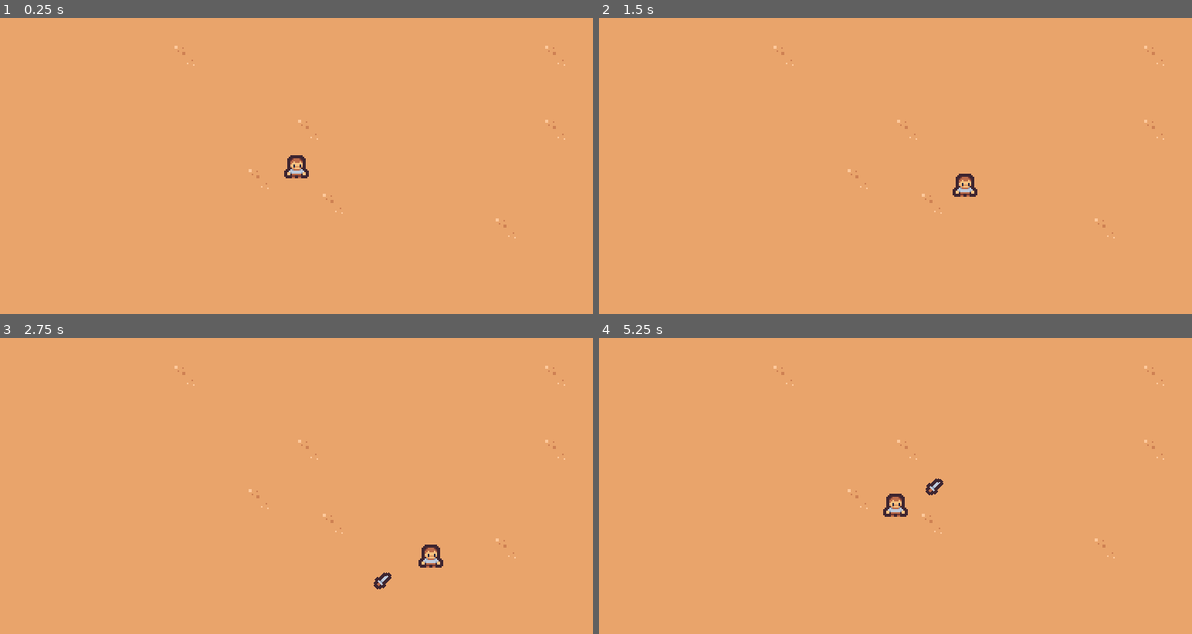
Above: before the commit, frames 1-4 (two rows, left to right).
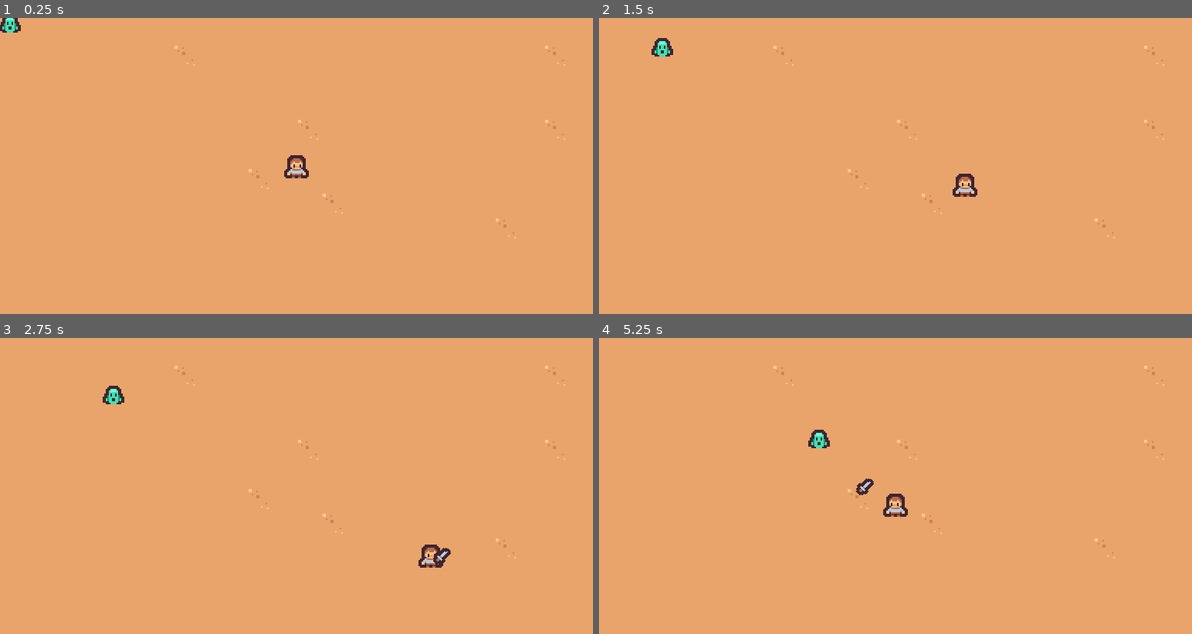
Above: after the commit, the same moments.

Repository: Bandeiraa/vampire_survivors_clone
Game: Godot game, scene res://scenes/management/game_level.tscn
Two runs of this game, one before a commit and one after it. Both use one fixed random seed, a clock stepped at 60 frames per second and the inputs below. Before the commit the project has no main scene; this scene is started directly in both runs.
Inputs:
- Up to frame 1 (0.25 s): no input
- Up to frame 2 (1.5 s): hold Right (ui_right) 0.53-1.28 s; hold Down (ui_down) from 1.28 s (still down)
- Up to frame 3 (2.75 s): release Down (ui_down) at 2.03 s; hold Right (ui_right) from 2.03 s (still down)
- Up to frame 4 (5.25 s): release Right (ui_right) at 2.78 s; hold Up (ui_up) 2.78-3.53 s; hold Left (ui_left) 3.53-5.03 s; hold Down (ui_down) from 5.03 s (still down)

The runs differ from the first frame. In frame 1, 0.2% of the frame differs, in the area x 0-4%, y 0-5%; in frame 2, 0.2%; in frame 3, 0.4%; in frame 4, 0.4%, in the area x 35-59%, y 30-58%.

Commit message:
enemy template and throwing projectile based on character direction

Diff:
--- a/project.godot
+++ b/project.godot
@@ -23,17 +23,34 @@
 "class": "DaggerManager",
 "language": "GDScript",
 "path": "res://scripts/spell/dagger/dagger_manager.gd"
+}, {
+"base": "Area2D",
+"class": "EnemyTemplate",
+"language": "GDScript",
+"path": "res://scripts/enemy/template.gd"
+}, {
+"base": "Node",
+"class": "GlobalInfo",
+"language": "GDScript",
+"path": "res://scripts/management/global_info.gd"
 } ]
 _global_script_class_icons={
 "CharacterTemplate": "",
 "Dagger": "",
-"DaggerManager": ""
+"DaggerManager": "",
+"EnemyTemplate": "",
+"GlobalInfo": ""
 }
 
 [application]
 
 config/name="Vampire Survivors Clone"
+run/main_scene="res://scenes/management/game_level.tscn"
 config/icon="res://icon.png"
+
+[autoload]
+
+global_info="*res://scripts/management/global_info.gd"
 
 [display]
 
--- /dev/null
+++ b/scenes/enemy/ghost.tscn
@@ -0,0 +1,17 @@
+[gd_scene load_steps=4 format=2]
+
+[ext_resource path="res://scenes/enemy/template.tscn" type="PackedScene" id=1]
+[ext_resource path="res://assets/enemy/ghost.png" type="Texture" id=2]
+
+[sub_resource type="RectangleShape2D" id=1]
+extents = Vector2( 7, 6 )
+
+[node name="Ghost" instance=ExtResource( 1 )]
+speed = 30
+
+[node name="Texture" parent="." index="0"]
+texture = ExtResource( 2 )
+
+[node name="Collision" parent="." index="1"]
+visible = false
+shape = SubResource( 1 )
--- /dev/null
+++ b/scenes/enemy/template.tscn
@@ -0,0 +1,10 @@
+[gd_scene load_steps=2 format=2]
+
+[ext_resource path="res://scripts/enemy/template.gd" type="Script" id=1]
+
+[node name="Enemy" type="Area2D"]
+script = ExtResource( 1 )
+
+[node name="Texture" type="Sprite" parent="."]
+
+[node name="Collision" type="CollisionShape2D" parent="."]
--- a/scenes/management/game_level.tscn
+++ b/scenes/management/game_level.tscn
@@ -1,7 +1,8 @@
-[gd_scene load_steps=4 format=2]
+[gd_scene load_steps=5 format=2]
 
 [ext_resource path="res://scenes/character/human.tscn" type="PackedScene" id=1]
 [ext_resource path="res://assets/map/base_terrain.png" type="Texture" id=2]
+[ext_resource path="res://scenes/enemy/ghost.tscn" type="PackedScene" id=3]
 
 [sub_resource type="TileSet" id=1]
 0/name = "base_terrain"
@@ -40,3 +41,5 @@
 
 [node name="Human" parent="." instance=ExtResource( 1 )]
 position = Vector2( 192, 96 )
+
+[node name="Ghost" parent="." instance=ExtResource( 3 )]
--- a/scripts/character/template.gd
+++ b/scripts/character/template.gd
@@ -1,12 +1,22 @@
 extends KinematicBody2D
 class_name CharacterTemplate
 
+onready var sprite: Sprite = get_node("Texture")
+
 var velocity: Vector2
+
+var direction: int = 1
+var last_flipped_state: int = 1
 
 export(int) var move_speed
 
+func _ready() -> void:
+	global_info.character = self
+
+
 func _physics_process(_delta: float) -> void:
 	move()
+	direction = get_orientation()
 	velocity = move_and_slide(velocity)
 
 
@@ -19,3 +29,17 @@
 		Input.get_action_strength("ui_right") - Input.get_action_strength("ui_left"),
 		Input.get_action_strength("ui_down") - Input.get_action_strength("ui_up")
 	).normalized()
+
+
+func get_orientation() -> int:
+	if velocity.x > 0:
+		sprite.flip_h = false
+		last_flipped_state = 1
+		return 1
+
+	if velocity.x < 0:
+		sprite.flip_h = true
+		last_flipped_state = -1
+		return -1
+
+	return last_flipped_state
--- /dev/null
+++ b/scripts/enemy/template.gd
@@ -0,0 +1,24 @@
+extends Area2D
+class_name EnemyTemplate
+
+var health: int
+var direction: Vector2
+
+export(int) var speed
+export(int) var min_health
+export(int) var max_health
+
+func _ready() -> void:
+	randomize()
+	health = int(rand_range(min_health, max_health))
+
+
+func _physics_process(delta: float) -> void:
+	direction = global_position.direction_to(global_info.character.global_position)
+	translate(direction * speed * delta)
+
+
+func update_health(damage: int) -> void:
+	health -= damage
+	if health <= 0:
+		queue_free()
--- /dev/null
+++ b/scripts/management/global_info.gd
@@ -0,0 +1,4 @@
+extends Node
+class_name GlobalInfo
+
+var character: KinematicBody2D = null
--- a/scripts/spell/dagger/dagger.gd
+++ b/scripts/spell/dagger/dagger.gd
@@ -6,25 +6,10 @@
 
 var rotation_speed: int = 180
 
-var direction: Vector2
-
-var direction_list: Array = [
-	Vector2.LEFT,
-	Vector2.RIGHT,
-	Vector2.UP,
-	Vector2.DOWN,
-	Vector2.ONE,
-	Vector2(-1, 1),
-	Vector2(1, -1)
-]
-
-func _ready() -> void:
-	randomize()
-	direction = direction_list[randi() % direction_list.size()].normalized()
-
+var direction: float
 
 func _physics_process(delta: float) -> void:
-	translate(delta * speed * direction)
+	translate(Vector2(delta * speed * direction, 0))
 	rotation_degrees += delta * rotation_speed
 
 
@@ -32,5 +17,6 @@
 	queue_free()
 
 
-func on_area_entered(_area) -> void:
-	pass
+func on_area_entered(area) -> void:
+	if area is EnemyTemplate:
+		area.update_health(damage)
--- a/scripts/spell/dagger/dagger_manager.gd
+++ b/scripts/spell/dagger/dagger_manager.gd
@@ -78,10 +78,11 @@
 	var spell: Dagger = DAGGER.instance()
 	var damage_list: Array = dagger_level_dict[spell_level]["damage"]
 
+	spell.direction = global_info.character.direction
 	spell.speed = dagger_level_dict[spell_level]["move_speed"]
 	spell.damage = int(rand_range(damage_list.min(), damage_list.max()))
+
 	spell.global_position = global_position
-
 	get_tree().root.call_deferred("add_child", spell)
 
 
Binary file added: assets/enemy/ghost.png
Not shown, added: assets/enemy/ghost.png.import
